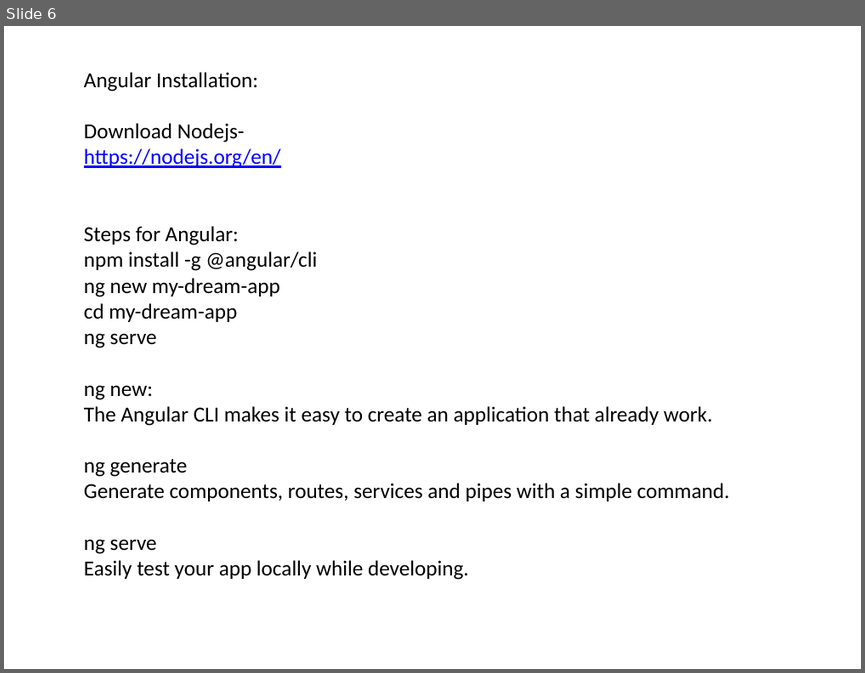
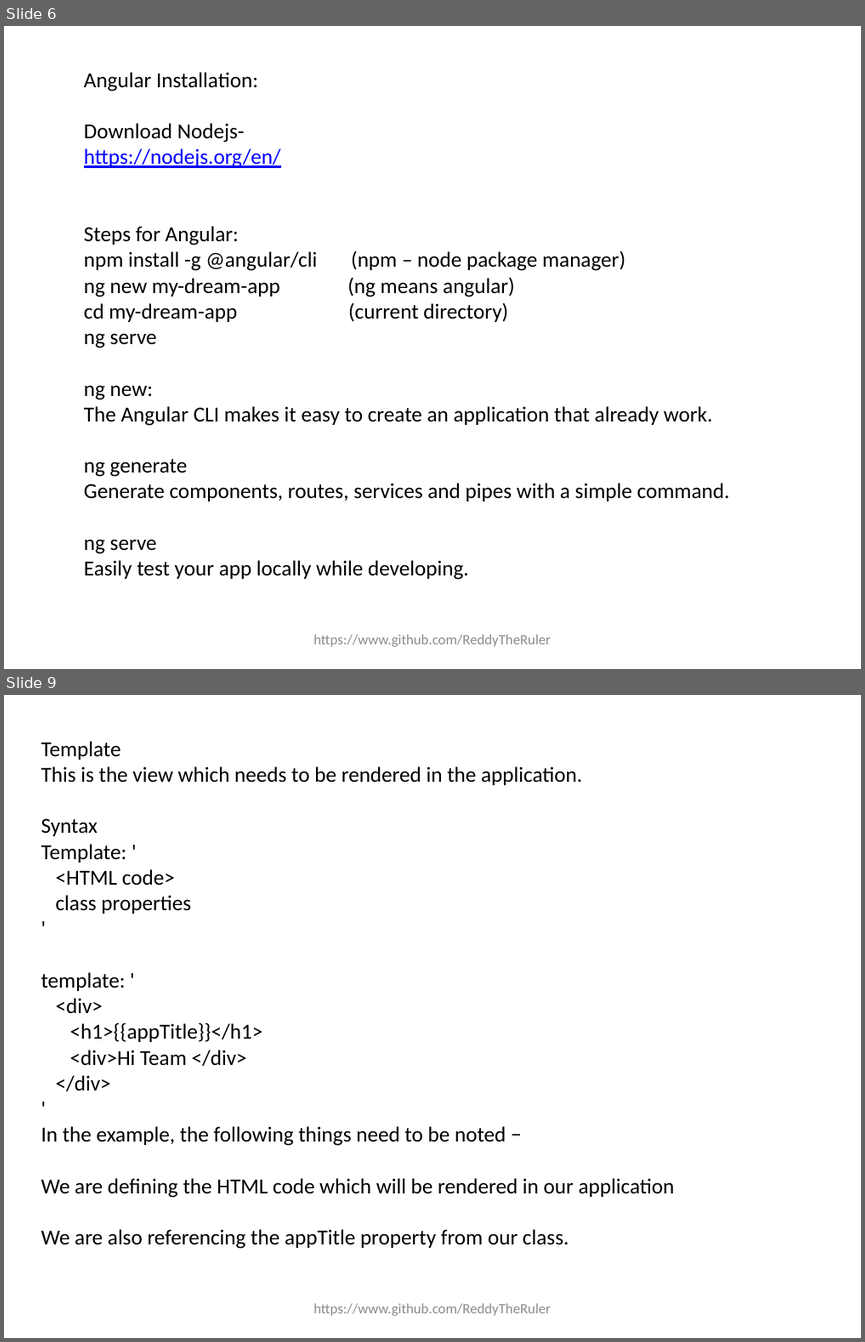
Before and after one commit to ReddyTheruler/Angular, a slide deck: Angular_PPT.pptx. Shown one above the other, each under a label of ours: slide 6 before the commit, slides 6 and 9 after it; the slides between them are not shown. The pictures are 865x673 and 865x1342 pixels, drawn with LibreOffice and Linux fonts; fonts in the diff are those of the drawing. Boxes give left, top, right and bottom in pixels: in the first picture for what was removed or moved away, otherwise in the second. Text is boxed around its words. In the diff, an @@ line names an element or a change of style, - is before the commit and + after.

```diff
--- a/Angular_PPT.pptx
+++ b/Angular_PPT.pptx
@@ slide 9 added at [4,695,861,1338], background #FFFFFF @@
@@ text added at [41,741,675,1248], 18 pt, text #000000 @@
+Template
+This is the view which needs to be rendered in the application.
+Syntax
+Template: '
+<HTML code>
+class properties
+'
+template: '
+<div>
+<h1>{{appTitle}}</h1>
+<div>Hi Team </div>
+</div>
+'
+In the example, the following things need to be noted −
+We are defining the HTML code which will be rendered in our application
+We are also referencing the appTitle property from our class.
@@ text added at [313,1303,551,1315], 12 pt, text #8C8C8C @@
+https://www.github.com/ReddyTheRuler
@@ slide 6 changed as well @@
@@ text at [84,250,625,322]: text changed @@
-npm install -g @angular/cli
-ng new my-dream-app
-cd my-dream-app
+npm install -g @angular/cli (npm – node package manager)
+ng new my-dream-app (ng means angular)
+cd my-dream-app (current directory)
@@ text added at [313,634,551,646], 12 pt, text #8C8C8C @@
+https://www.github.com/ReddyTheRuler
```
Also in this commit, not shown: 20 other slides changed, 10 other slides added, 1 slide removed.
